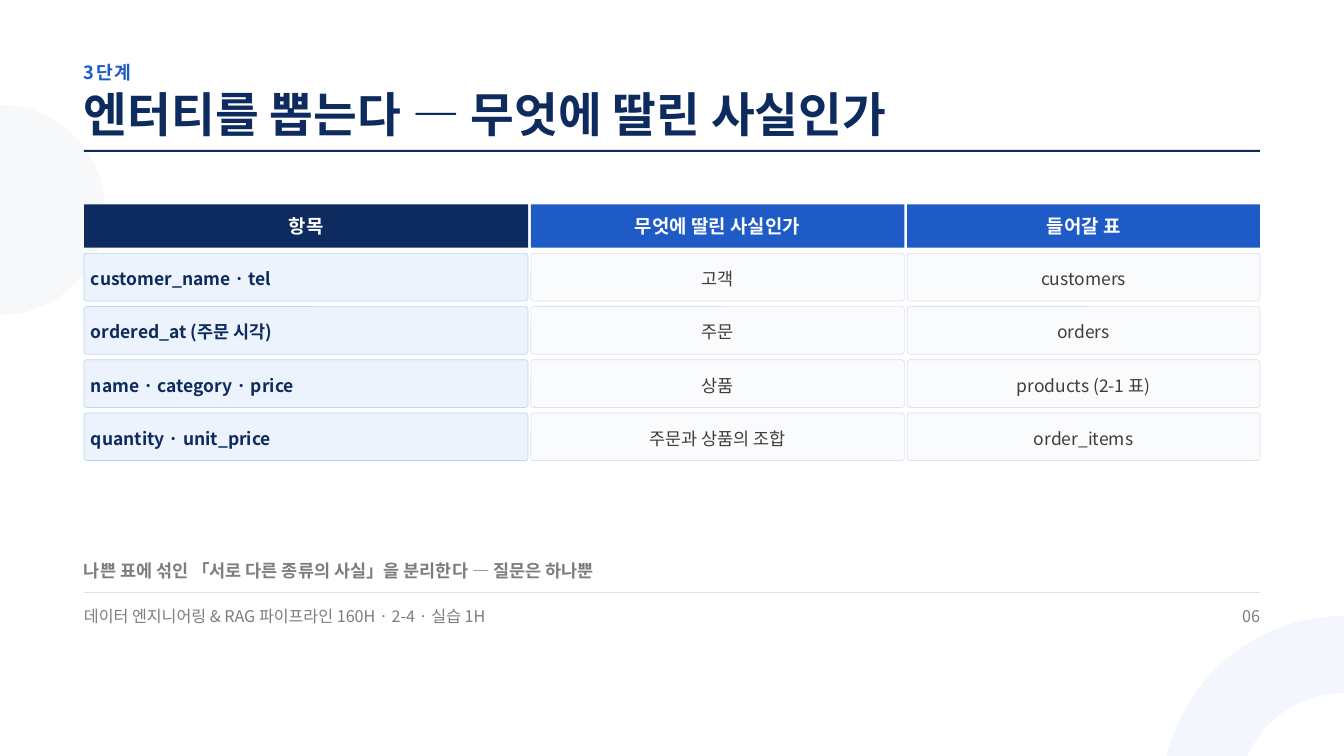
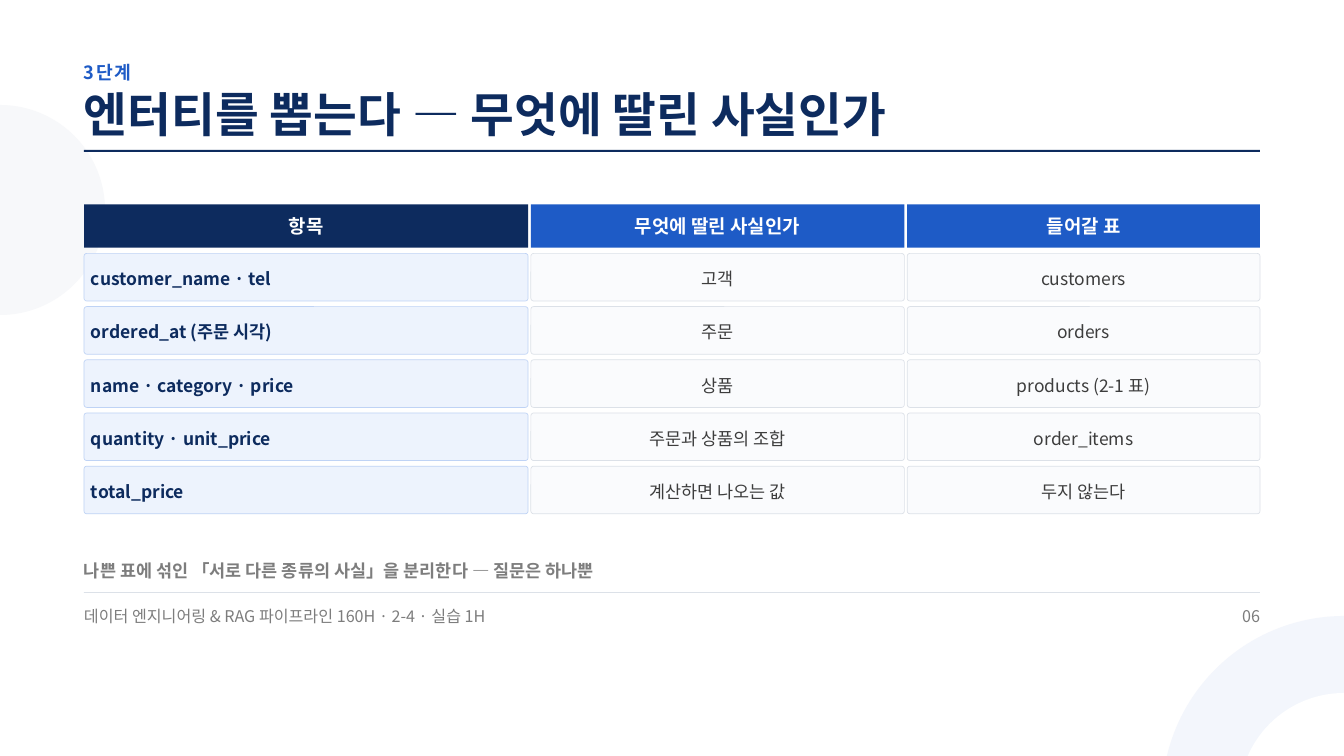
Before and after one commit to aebonlee/materials, a slide deck: slide 6 of data-eng/decks/w2d4s2.pptx. Drawn at 1344x756 pixels with LibreOffice and Linux fonts; fonts in the diff are those of the drawing. Boxes give left, top, right and bottom in pixels: in the first picture for what was removed or moved away, otherwise in the second. Text is boxed around its words. In the diff, an @@ line names an element or a change of style, - is before the commit and + after.

```diff
--- a/data-eng/decks/w2d4s2.pptx
+++ b/data-eng/decks/w2d4s2.pptx
@@ rounded rectangle added at <box>84,466,528,514</box>, fill #EDF3FD, outline #BFD3F5 0.75 pt @@
@@ rounded rectangle added at <box>531,466,905,514</box>, fill #FAFBFD, outline #DCE1E8 0.75 pt @@
@@ rounded rectangle added at <box>907,466,1260,514</box>, fill #FAFBFD, outline #DCE1E8 0.75 pt @@
@@ text added at <box>91,484,184,502</box>, 18.8 pt, text #0D2B5E, bold @@
+total_price
@@ text added at <box>649,483,786,500</box>, 18.8 pt, text #3D3D3D @@
+계산하면 나오는 값
@@ text added at <box>1041,483,1125,500</box>, 18.8 pt, text #3D3D3D @@
+두지 않는다
```
Also in this commit, not shown: 4 other slides changed, 11 other files.
